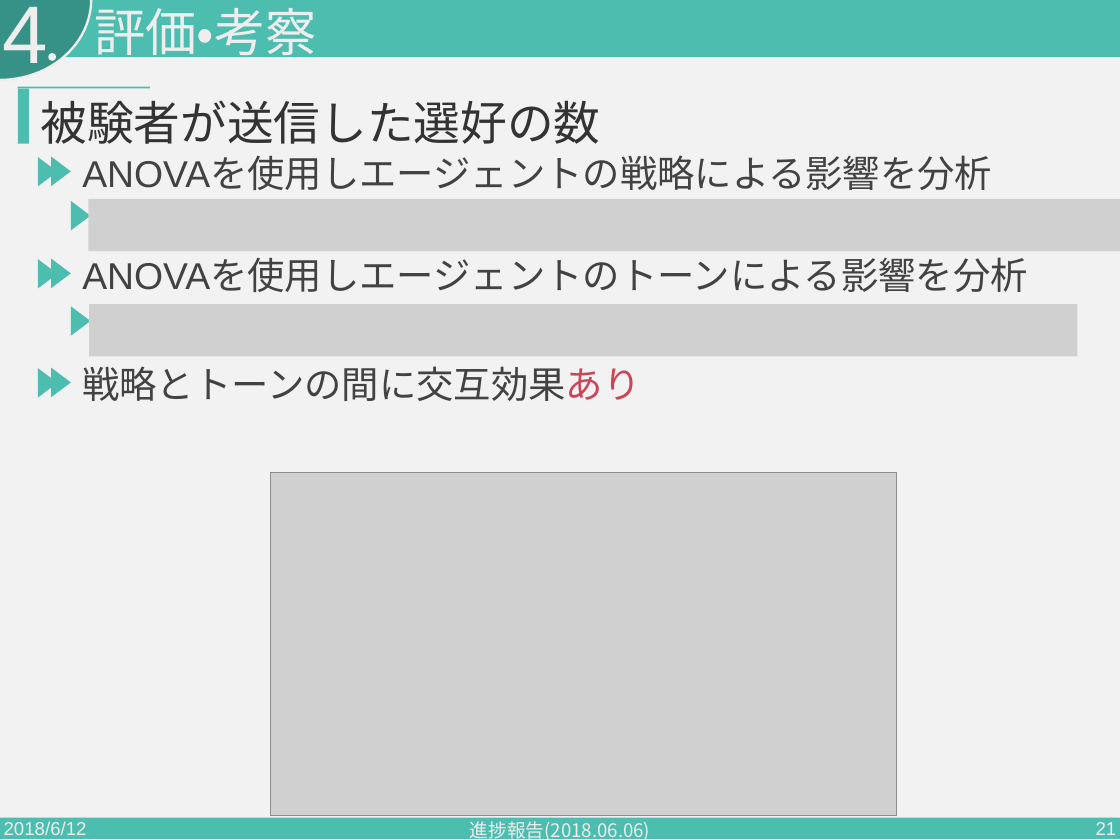
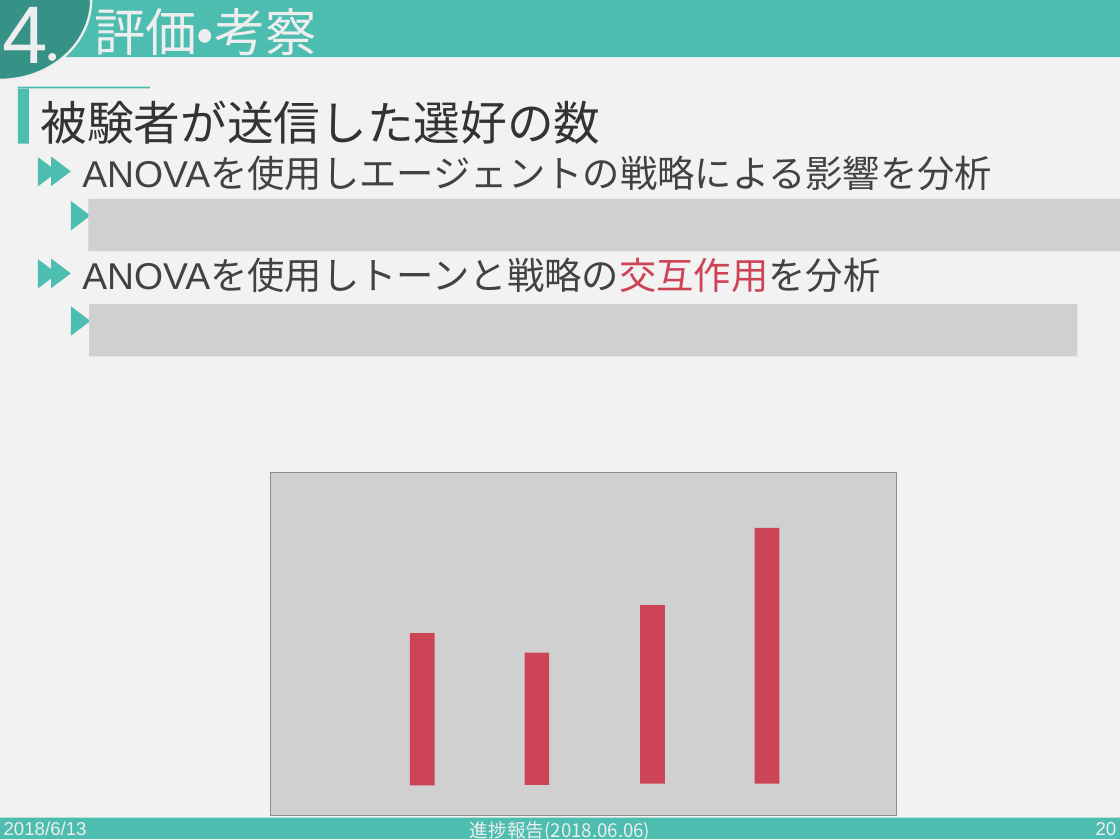
Before and after one commit to PajamaDrive/presentation, a slide deck: slide 20 of presentation_2nd.pptx (slide 21 before the commit). Drawn at 1120x840 pixels with LibreOffice and Linux fonts; fonts in the diff are those of the drawing; grey boxes stand for pictures. Boxes give left, top, right and bottom in pixels: in the first picture for what was removed or moved away, otherwise in the second. Text is boxed around its words. In the diff, an @@ line names an element or a change of style, - is before the commit and + after.

```diff
--- a/presentation_2nd.pptx
+++ b/presentation_2nd.pptx
@@ text at [82, 259, 880, 292]: text changed @@
-ANOVAを使用しエージェントのトーンによる影響を分析
+ANOVAを使用しトーンと戦略の交互作用を分析
@@ triangle removed at [38, 368, 58, 398] @@
@@ triangle removed at [52, 367, 71, 397] @@
@@ text removed at [82, 366, 640, 401] @@
-戦略とトーンの間に交互効果あり
@@ rectangle added at [755, 528, 780, 784], fill #CE4457 @@
@@ rectangle added at [640, 605, 665, 783], fill #CE4457 @@
@@ rectangle added at [410, 633, 435, 786], fill #CE4457 @@
@@ rectangle added at [525, 652, 549, 785], fill #CE4457 @@
@@ text at [4, 821, 87, 840]: text changed @@
-2018/6/12
+2018/6/13
@@ page number at [1096, 822, 1117, 835]: text changed @@
-21
+20
```
Also in this commit, not shown: 32 other slides changed, 15 slides added.
